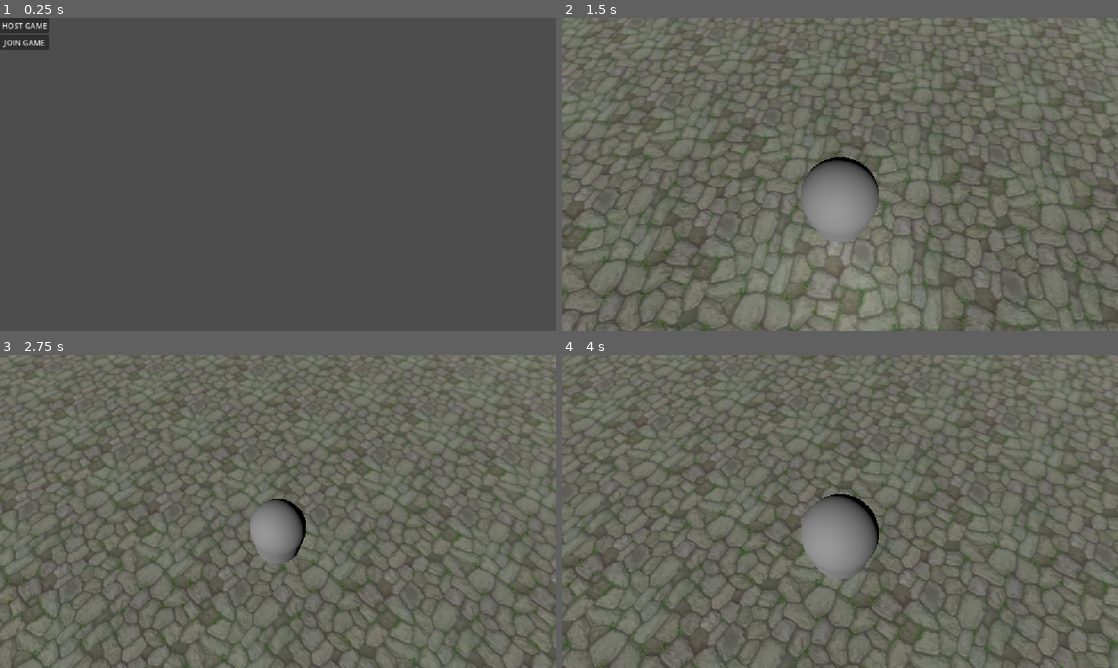
Above: before the commit, frames 1-4 (two rows, left to right).
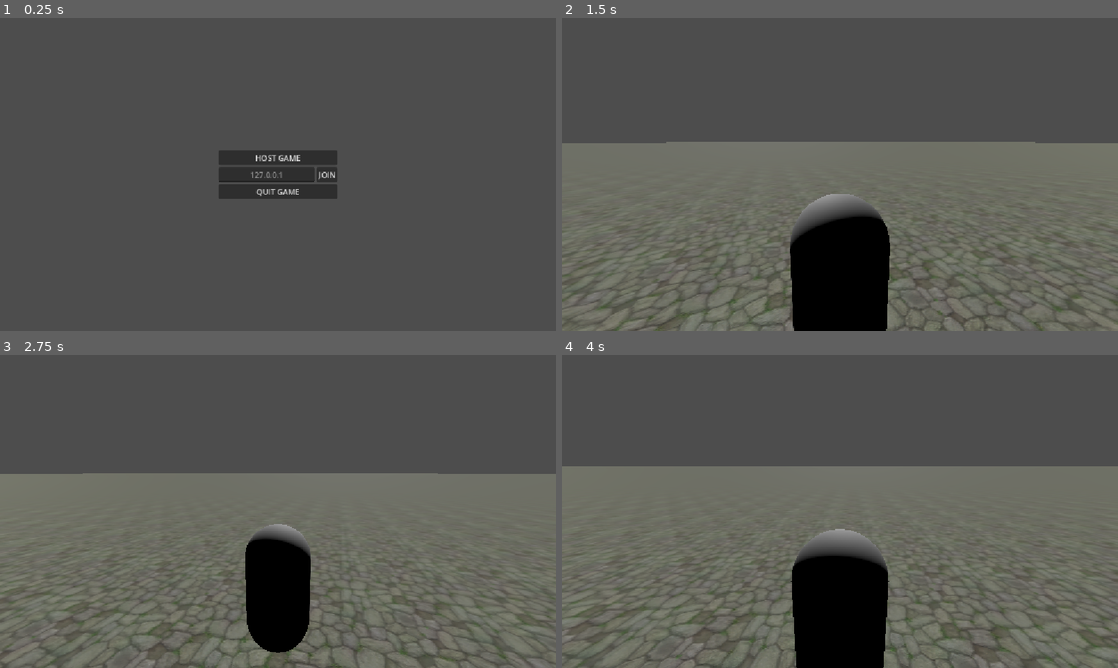
Above: after the commit, the same moments.

Repository: dylf/p2p4me
Game: Godot game, scene res://scenes/main.tscn
Same seed, same stepped clock (60 frames per second), same inputs: the game is played once before the commit and once after it.
Inputs (mouse positions are in pixels of both pictures, inside the frame that each line leads up to):
- Up to frame 1 (0.25 s): no input
- Up to frame 2 (1.5 s): click "HOST GAME" at 0.5 s; tap Enter (ui_accept) at 1.25 s; move the mouse to (867, 174) at 1.27 s; hold W (move_forward) from 1.28 s (still down); hold Enter (ui_accept) from 1.28 s (still down)
- Up to frame 3 (2.75 s): keep holding W (move_forward); move the mouse to (250, 511) at 2.02 s; release Enter (ui_accept) at 2.03 s; tap Mouse wheel down (wheel_down) at 2.1 s; tap Enter (ui_accept) at 2.27, 2.3, 2.57 s
- Up to frame 4 (4 s): keep holding W (move_forward); move the mouse to (851, 505) at 2.77 s; hold Mouse wheel up (wheel_up) 2.78-3.53 s; tap Enter (ui_accept) at 3.05, 3.6, 3.77 s; move the mouse to (834, 517) at 3.52 s

The runs differ from the first frame. In frame 1, 3.6% of the frame differs, in the area x 0-61%, y 0-58%; in frame 2, 45%, in the area x 0-100%, y 0-100%; in frame 3, 41%; in frame 4, 43%.

Commit message:
feat: errors and states oh my
fix: errors and states oh my

Diff:
--- a/scenes/menu.tscn
+++ b/scenes/menu.tscn
@@ -11,18 +11,67 @@
 grow_vertical = 2
 script = ExtResource("1_yqeox")
 
-[node name="VBoxContainer" type="VBoxContainer" parent="." unique_id=104400918]
-layout_mode = 0
-offset_right = 40.0
-offset_bottom = 40.0
+[node name="MenuItems" type="VBoxContainer" parent="." unique_id=1754434610]
+layout_mode = 1
+anchors_preset = 8
+anchor_left = 0.5
+anchor_top = 0.5
+anchor_right = 0.5
+anchor_bottom = 0.5
+offset_left = -123.0
+offset_top = -50.5
+offset_right = 123.0
+offset_bottom = 50.5
+grow_horizontal = 2
+grow_vertical = 2
 
-[node name="Host" type="Button" parent="VBoxContainer" unique_id=688670259]
+[node name="MultiplayerButtons" type="VBoxContainer" parent="MenuItems" unique_id=104400918]
+layout_mode = 2
+
+[node name="Host" type="Button" parent="MenuItems/MultiplayerButtons" unique_id=688670259]
 layout_mode = 2
 text = "HOST GAME"
 
-[node name="Join" type="Button" parent="VBoxContainer" unique_id=1206013988]
+[node name="HBoxContainer" type="HBoxContainer" parent="MenuItems/MultiplayerButtons" unique_id=1968520302]
 layout_mode = 2
-text = "JOIN GAME"
 
-[connection signal="pressed" from="VBoxContainer/Host" to="." method="_on_host_pressed"]
-[connection signal="pressed" from="VBoxContainer/Join" to="." method="_on_join_pressed"]
+[node name="IpAddress" type="LineEdit" parent="MenuItems/MultiplayerButtons/HBoxContainer" unique_id=711734056]
+layout_mode = 2
+size_flags_horizontal = 3
+placeholder_text = "127.0.0.1"
+alignment = 1
+
+[node name="Join" type="Button" parent="MenuItems/MultiplayerButtons/HBoxContainer" unique_id=1206013988]
+layout_mode = 2
+text = "JOIN"
+
+[node name="Quit" type="Button" parent="MenuItems" unique_id=146459889]
+layout_mode = 2
+text = "QUIT GAME"
+
+[node name="ErrorUI" type="HBoxContainer" parent="." unique_id=1242095011]
+visible = false
+layout_mode = 1
+anchors_preset = 8
+anchor_left = 0.5
+anchor_top = 0.5
+anchor_right = 0.5
+anchor_bottom = 0.5
+offset_left = -111.0
+offset_top = -15.5
+offset_right = 111.0
+offset_bottom = 15.5
+grow_horizontal = 2
+grow_vertical = 2
+
+[node name="ErrorMessage" type="Label" parent="ErrorUI" unique_id=1913342372]
+layout_mode = 2
+
+[node name="Okay" type="Button" parent="ErrorUI" unique_id=449130039]
+layout_mode = 2
+text = "OK"
+
+[connection signal="pressed" from="MenuItems/MultiplayerButtons/Host" to="." method="_on_host_pressed"]
+[connection signal="pressed" from="MenuItems/MultiplayerButtons/HBoxContainer/Join" to="." method="_on_join_pressed"]
+[connection signal="pressed" from="ErrorUI/Okay" to="." method="_on_okay_pressed"]
+[connection signal="pressed" from="MenuItems/Quit" to="." method="_on_quit_pressed"]
--- a/scripts/game_state.gd
+++ b/scripts/game_state.gd
@@ -1,3 +1,22 @@
 extends Node
 
-var in_menu: bool = true
+enum State { MENU, GAME, ERROR }
+
+var current_state: State = State.MENU
+var error_msg: String = ""
+
+func menu() -> void:
+	current_state = State.MENU
+
+func error(err_str: String = "An unknown error occurred.") -> void:
+	error_msg = err_str
+	current_state = State.ERROR
+
+func game() -> void:
+	current_state = State.GAME
+
+func is_menu() -> bool:
+	return current_state == State.MENU
+
+func is_error() -> bool:
+	return current_state == State.ERROR
--- a/scripts/menu.gd
+++ b/scripts/menu.gd
@@ -1,18 +1,43 @@
 extends Control
 
+@onready var joinBtn: Button = $MenuItems/MultiplayerButtons/HBoxContainer/Join
+@onready var ipAddressInput: LineEdit = $MenuItems/MultiplayerButtons/HBoxContainer/IpAddress
+@onready var menuItems: Container = $MenuItems
+@onready var multiBtn: Container = $MenuItems/MultiplayerButtons
+@onready var errorUI: Container = $ErrorUI
+@onready var errorMsg: Label = $ErrorUI/ErrorMessage
+
 func _ready() -> void:
-	show_menu()
+	NetworkManager.client_connected.connect(start_game)
+	NetworkManager.client_connection_failed.connect(_on_client_connection_failed)
+
+	if GameState.is_menu():
+		show_menu()
+	elif GameState.is_error():
+		show_error()
 
 func _input(event) -> void:
-	if event.is_action_pressed("ui_cancel"):
-		if visible:
-			start_game()
-		else:
-			show_menu()
+	if GameState.is_error():
+		if event.is_action_pressed("ui_accept"):
+			_on_okay_pressed()
+		return
+
+	if event.is_action_pressed("ui_cancel") and !visible:
+		show_menu()
+
+func _process(_delta: float) -> void:
+	if !visible and GameState.is_menu():
+		show_menu()
+	if GameState.is_error():
+		show_error()
+	else:
+		errorUI.hide()
 
 func _on_join_pressed() -> void:
-	NetworkManager.start_client()
-	start_game()
+	var address := ipAddressInput.text.strip_edges()
+	if address.is_empty():
+		address = NetworkManager.DEFAULT_IP_ADDRESS
+	NetworkManager.start_client(address)
 
 func _on_host_pressed() -> void:
 	NetworkManager.start_server()
@@ -20,10 +45,29 @@
 
 func show_menu() -> void:
 	show()
-	GameState.in_menu = true
+	menuItems.show()
+	errorUI.hide()
+	GameState.menu()
 	Input.set_mouse_mode(Input.MOUSE_MODE_VISIBLE)
+
+func show_error() -> void:
+	show()
+	menuItems.hide()
+	errorMsg.text = GameState.error_msg
+	errorUI.show()
+	Input.set_mouse_mode(Input.MOUSE_MODE_VISIBLE)
+
+func _on_okay_pressed() -> void:
+	show_menu()
+
+func _on_client_connection_failed(_error_message: String) -> void:
+	show_error()
 
 func start_game() -> void:
 	hide()
-	GameState.in_menu = false
+	multiBtn.hide()
+	GameState.game()
 	Input.set_mouse_mode(Input.MOUSE_MODE_CAPTURED)
+
+func _on_quit_pressed() -> void:
+	get_tree().quit()
--- a/scripts/multiplayer_spawner.gd
+++ b/scripts/multiplayer_spawner.gd
@@ -2,17 +2,53 @@
 
 @export var network_player: PackedScene
 
+var pending_spawn_ids: Dictionary = {}
+
 func _ready() -> void:
 	multiplayer.peer_connected.connect(spawn_player)
+	multiplayer.peer_disconnected.connect(despawn_player)
 	NetworkManager.server_started.connect(spawn_host)
 
 func spawn_player(id: int) -> void:
 	if !multiplayer.is_server(): return
 
+	var root := get_node_or_null(spawn_path)
+	if root == null:
+		return
+
+	var player_name := str(id)
+	if root.get_node_or_null(NodePath(player_name)) != null or pending_spawn_ids.has(id):
+		return
+
+	pending_spawn_ids[id] = true
+
 	var player: Node = network_player.instantiate()
-	player.name = str(id)
+	player.name = player_name
+	call_deferred("_add_player", root, player, id)
 
-	get_node(spawn_path).call_deferred("add_child", player)
+func _add_player(root: Node, player: Node, id: int) -> void:
+	if !is_instance_valid(root):
+		pending_spawn_ids.erase(id)
+		return
+
+	if root.get_node_or_null(NodePath(str(player.name))) != null:
+		pending_spawn_ids.erase(id)
+		player.queue_free()
+		return
+
+	root.add_child(player)
+	pending_spawn_ids.erase(id)
+
+func despawn_player(id: int) -> void:
+	pending_spawn_ids.erase(id)
+
+	var root := get_node_or_null(spawn_path)
+	if root == null:
+		return
+
+	var player := root.get_node_or_null(str(id))
+	if player != null:
+		player.queue_free()
 
 func spawn_host() -> void:
 	spawn_player(1)
--- a/scripts/network_manager.gd
+++ b/scripts/network_manager.gd
@@ -1,11 +1,18 @@
 extends Node
 
 signal server_started
+signal client_connected
+signal client_connection_failed(error_message: String)
 
-const IP_ADDRESS: String = "localhost"
+const DEFAULT_IP_ADDRESS: String = "localhost"
 const PORT = 56767
 
 var peer: ENetMultiplayerPeer
+
+func _ready() -> void:
+	multiplayer.connected_to_server.connect(_on_connected_to_server)
+	multiplayer.connection_failed.connect(_on_connection_failed)
+	multiplayer.server_disconnected.connect(_on_server_disconnected)
 
 func start_server() -> void:
 	peer = ENetMultiplayerPeer.new()
@@ -13,7 +20,29 @@
 	multiplayer.multiplayer_peer = peer
 	server_started.emit()
 
-func start_client() -> void:
+func start_client(address: String = DEFAULT_IP_ADDRESS) -> void:
 	peer = ENetMultiplayerPeer.new()
-	peer.create_client(IP_ADDRESS, PORT)
+	var error := peer.create_client(address, PORT)
+	if error != OK:
+		peer = null
+		var error_message := "Can't connect to host."
+		GameState.error(error_message)
+		client_connection_failed.emit(error_message)
+		return
 	multiplayer.multiplayer_peer = peer
+
+func _on_connected_to_server() -> void:
+	client_connected.emit()
+
+func _on_connection_failed() -> void:
+	peer = null
+	multiplayer.multiplayer_peer = null
+	var error_message := "Can't connect to host."
+	GameState.error(error_message)
+	client_connection_failed.emit(error_message)
+
+func _on_server_disconnected() -> void:
+	GameState.error("Lost connection to host.")
+	peer = null
+	multiplayer.multiplayer_peer = null
+	get_tree().reload_current_scene()
--- a/scripts/player.gd
+++ b/scripts/player.gd
@@ -8,10 +8,14 @@
 func _enter_tree() -> void:
 	set_multiplayer_authority(name.to_int())
 
+func _ready() -> void:
+	if is_multiplayer_authority():
+		camera.current = true
+
 func _physics_process(delta: float) -> void:
 	if !is_multiplayer_authority(): return
 
-	if GameState.in_menu: return
+	if GameState.is_menu() or GameState.is_error(): return
 
 	# Add the gravity.
 	if not is_on_floor():
--- a/scripts/spring_arm_pivot.gd
+++ b/scripts/spring_arm_pivot.gd
@@ -7,7 +7,7 @@
 @onready var spring_arm := $SpringArm3D
 
 func _unhandled_input(event: InputEvent) -> void:
-	if GameState.in_menu:
+	if GameState.is_menu():
 		return
 	if event is InputEventMouseMotion and Input.mouse_mode == Input.MOUSE_MODE_CAPTURED:
 		rotation.y -= event.relative.x * mouse_sensitivity
